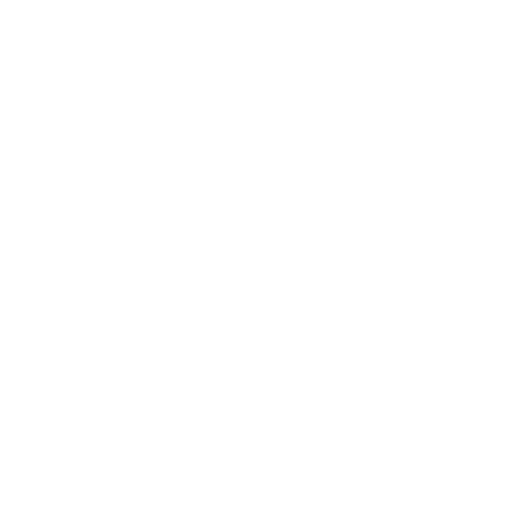
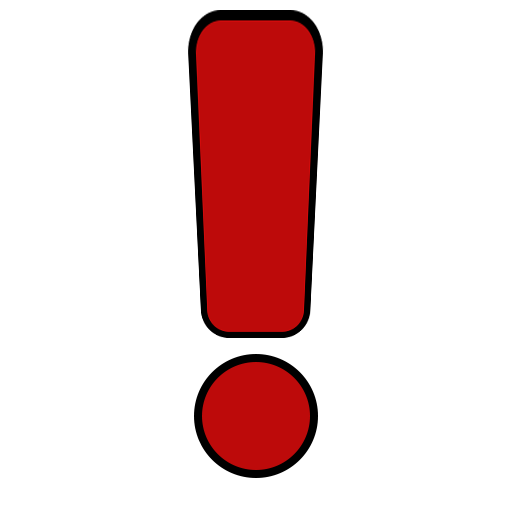
The second 512 × 512 image is a revision of the first. Changes to its layers:
added group "Questmarker Kopie" with 5 layers above "Dialogue Continue" over [187, 10, 324, 478]
added layer "Rechteck 5 Kopie" in group "Questmarker Kopie" over [187, 10, 324, 338]
added layer "Ellipse 4 Kopie" in group "Questmarker Kopie" over [194, 354, 318, 478]
moved "Ebene 40" into group "Dialogue Continue" over [187, 30, 324, 463]
